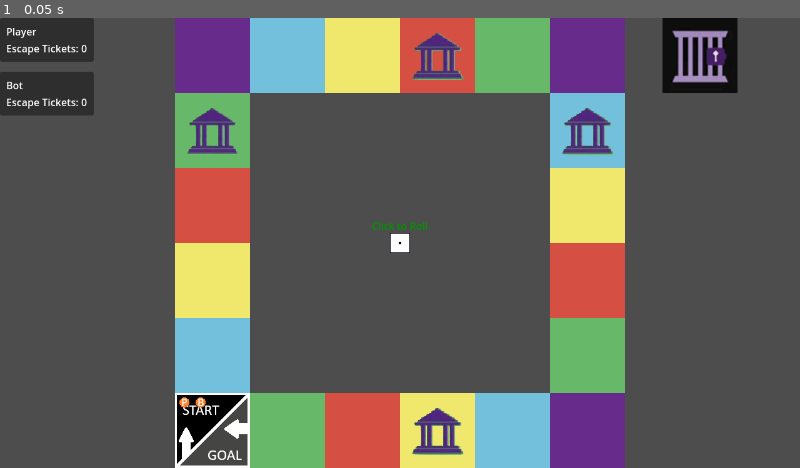
Above: before the commit, frame 1.
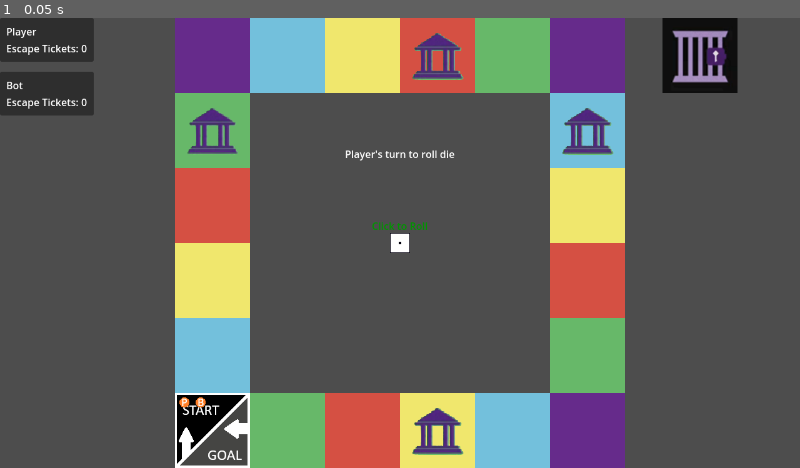
Above: after the commit, the same moment.

Repository: tjfeldman/RulesRace
Game: Godot game, scene res://rules_race_board.tscn
The game is run twice, just before and just after one commit, with the same random seed, the same clock (stepped at 60 frames per second) and the same inputs.
Inputs:
- Up to frame 1 (0.05 s): no input

The runs differ from the first frame. In frame 1, 0.1% of the frame differs, in the area x 43-57%, y 29-32%.

Commit message:
Added status label to give details about current turn state. Added win state check.
Signed-off-by: Tyler Feldman <tyler.feldman148@gmail.com>

Diff:
--- a/rules_race_board.tscn
+++ b/rules_race_board.tscn
@@ -53,5 +53,19 @@
 
 [node name="HUD" type="CanvasLayer" parent="."]
 
+[node name="TurnStatus" type="Label" parent="HUD"]
+anchors_preset = -1
+anchor_left = 0.5
+anchor_top = 0.3
+anchor_right = 0.5
+anchor_bottom = 0.5
+offset_left = -55.0
+offset_top = -10.0
+offset_right = 55.0
+offset_bottom = 11.5
+grow_horizontal = 2
+grow_vertical = 2
+text = "STATUS LABEL"
+
 [connection signal="dice_has_rolled" from="Dice" to="." method="_on_dice_has_rolled"]
 [connection signal="dice_has_rolled" from="SpecialDice" to="." method="_on_dice_has_rolled"]
--- a/scripts/Board.gd
+++ b/scripts/Board.gd
@@ -11,11 +11,14 @@
 func _getTile(pos: int):
 	if pos >= 0 && pos < numberOfTiles:
 		return boardTiles[pos];
-	return null;
+	elif pos < 0:
+		return boardTiles.front();
+	elif pos >= numberOfTiles:
+		return boardTiles.back();
 
 func getTilePosition(pos: int):
 	var tile = _getTile(pos);
-	return tile.global_position if tile != null else null;
+	return tile.global_position;
 
 func getJailPosition():
 	return jailTile.global_position;
@@ -27,13 +30,5 @@
 	var tile = _getTile(pos);
 	return tile != null && tile.isOfficeSpace();
 
-##TODO: DELETE IN FUTURE
-#func calculateMove(startPosition : int, spaces: int):
-	#var step = 1 if (spaces < 0) else -1; #negative step for forward, positive step for backwards
-	#var positions : Array[Tile];
-	##since range() is exclusive, we start from the tile we will end on and build backwards
-	#for i : int in range(startPosition + spaces, startPosition, step):
-		##make sure player doesn't move before the start or past the goal
-		#if i >= 0 && i < numberOfTiles:
-			#positions.push_front(boardTiles[i]);
-	#return positions;
+func isGoalSpace(pos: int):
+	return pos >= numberOfTiles;
--- a/scripts/Main.gd
+++ b/scripts/Main.gd
@@ -4,6 +4,7 @@
 @onready var dice : Sprite2D = $Dice;
 @onready var special_dice: Sprite2D = $SpecialDice
 @onready var hud: CanvasLayer = $HUD
+@onready var turn_status: Label = $HUD/TurnStatus
 
 #Player Manager
 @export var players : Array[Node2D];
@@ -17,6 +18,7 @@
 	WAIT, #Wait for Roll Triggers
 	END, #End of Player's Turn
 	SWITCHING, #Switching Player's Turn
+	OVER, #Game is over
 };
 var currentTurnState : TurnState = TurnState.LOADING;
 var currentPlayerTurn : int = 0 :
@@ -51,12 +53,17 @@
 func handleTurnState():
 	var currentPlayer = players[currentPlayerTurn];
 	if currentTurnState == TurnState.START:
+		turn_status.text = "%s's Turn" % currentPlayer.playerName;
+		#Give delay between Bot Actions
+		if currentPlayer.isBot():
+			await get_tree().create_timer(0.5).timeout;
 		if currentPlayer.isInJail() and currentPlayer.hasEscapeTicket():
 			promptForEscapeTicketInJail(currentPlayer);
 		else:
 			moveToRollState(currentPlayer);
 	if currentTurnState == TurnState.END:
 		currentTurnState = TurnState.SWITCHING;
+		turn_status.text = "%s's turn is ending" % currentPlayer.playerName;
 		currentPlayerTurn += 1;
 		await get_tree().create_timer(0.5).timeout;
 		currentTurnState = TurnState.START;
@@ -70,7 +77,6 @@
 	else:
 		#Bot will always use an escape ticket to escape
 		self._on_escape_with_ticket(true);
-		pass;
 
 func promptForOfficeReward(player: Player):
 	if !player.isBot():
@@ -81,11 +87,11 @@
 		#TODO Right now there is no mechanic to change group rule so bot can't chose it right now
 		var choices: Array[Events.OfficeChoice] = [Events.OfficeChoice.Ticket, Events.OfficeChoice.Dice];
 		var picked = choices.pick_random();
-		print("Bot picked %s" % picked);
 		self._on_office_choice_selected(picked);
 		pass;
 
 func moveToRollState(player: Player):
+	turn_status.text = "%s's turn to roll die" % player.playerName;
 	currentTurnState = TurnState.ROLL;
 	enable_die(player);
 
@@ -115,25 +121,33 @@
 				if board.isOfficeSpace(currentPlayer.getBoardPosition()):
 					promptForOfficeReward(currentPlayer);
 					return; #skip swapping turn state to end
+				elif board.isGoalSpace(currentPlayer.getBoardPosition()):
+					currentTurnState = TurnState.OVER;
+					turn_status.text = "%s reached goal and won" % currentPlayer.playerName;
+					return;
 			currentTurnState = TurnState.END;
 
 func _on_office_choice_selected(type : Events.OfficeChoice):
 	var currentPlayer = players[currentPlayerTurn];
 	match type:
 		Events.OfficeChoice.Ticket:
+			turn_status.text = "%s picked an escape ticket" % currentPlayer.playerName;
 			currentPlayer.addEscapeTicket();
+			await get_tree().create_timer(0.5).timeout;;
 			currentTurnState = TurnState.END;
 		Events.OfficeChoice.Dice:
+			turn_status.text = "%s picked to roll special die" % currentPlayer.playerName;
 			enable_special_die(currentPlayer);
 		Events.OfficeChoice.Rule:
-			print("Player changes group rule");
+			turn_status.text = "%s picked to change group rule" % currentPlayer.playerName;
 			currentTurnState = TurnState.END;
 
 func _on_escape_with_ticket(choice: bool):
 	var currentPlayer = players[currentPlayerTurn];
 	if choice:
+		turn_status.text = "%s used an Escape Ticket to Leave Jail" % currentPlayer.playerName;
 		currentPlayer.removeEscapeTicket();
-		currentPlayer.escapeFromJail();
+		await currentPlayer.escapeFromJail();
 	moveToRollState(currentPlayer);
 
 func enable_die(player: Player):
@@ -144,7 +158,7 @@
 		dice.canClick = true;
 	else:
 		#give bot slight delay
-		await get_tree().create_timer(0.5).timeout;
+		await get_tree().create_timer(0.5).timeout;;
 		dice.rollDie();
 
 func enable_special_die(player: Player):
@@ -155,5 +169,5 @@
 		special_dice.canClick = true;
 	else:
 		#give bot slight delay
-		await get_tree().create_timer(0.5).timeout;
+		await get_tree().create_timer(0.5).timeout;;
 		special_dice.rollDie();
--- a/scripts/Player.gd
+++ b/scripts/Player.gd
@@ -35,22 +35,21 @@
 	_escapeTickets -= 1;
 
 func _movePlayer(newPos: Vector2, moveSpeed = playerMoveSpeed):
-	if newPos != null:
-		#TODO: Should be calculated by the board based on pieces on tile
-		if bot:
-			newPos.x += 12;
-		else:
-			newPos.x -= 12;
-		var tween =  create_tween();
-		tween.tween_property(piece, "position", newPos, moveSpeed);
-		await tween.finished;
+	#TODO: Should be calculated by the board based on pieces on tile
+	if bot:
+		newPos.x += 12;
+	else:
+		newPos.x -= 12;
+	var tween =  create_tween();
+	tween.tween_property(piece, "position", newPos, moveSpeed);
+	await tween.finished;
 
 func movePlayerForward():
 	#prevent movement if player is in jail
 	if !_inJail:
 		_boardPosition += 1;
 		var targetTile = board.getTilePosition(_boardPosition);
-		await _movePlayer(targetTile);
+		await _movePlayer(targetTile); #TODO: Better Handling to prevent moving past goal
 
 func sendToJail():
 	if !_inJail:
Not shown, changed: README.md
